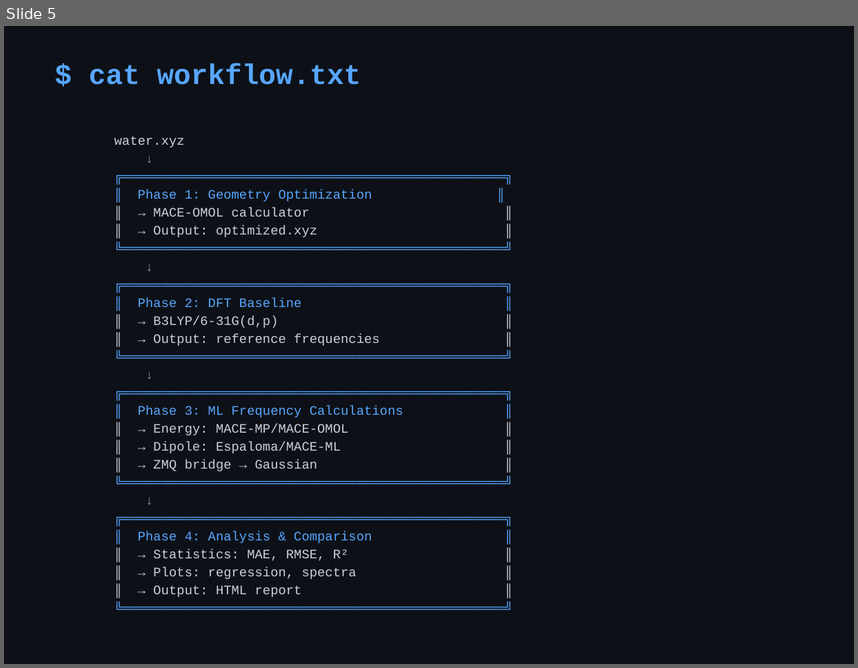
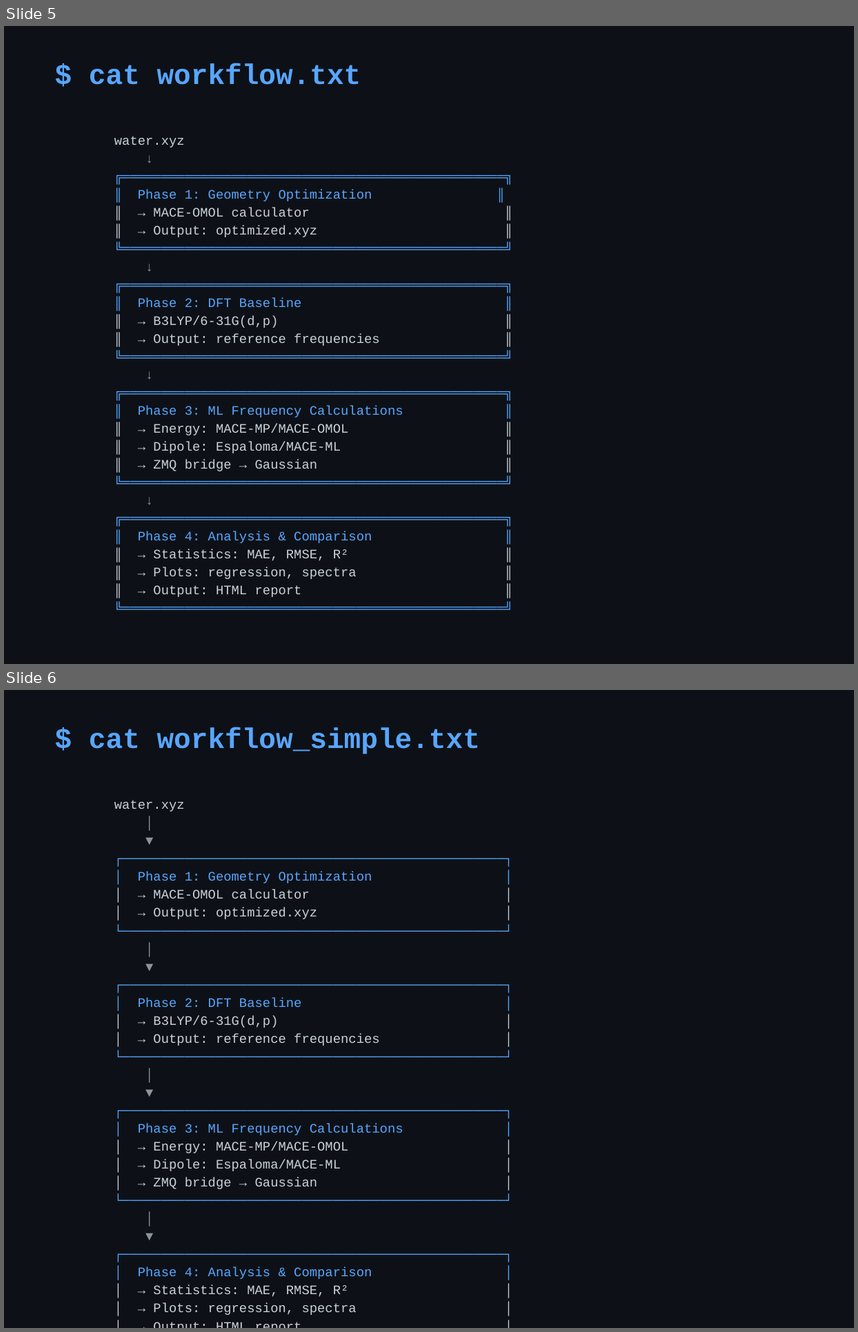
Before and after one commit to mott91/mace_gaussian_interface, a slide deck: presentation/test_workflow_flowcharts.pptx. Shown one above the other, each under a label of ours: slide 5 before the commit, slides 5 and 6 after it. The pictures are 858x668 and 858x1332 pixels, drawn with LibreOffice and Linux fonts; fonts in the diff are those of the drawing. Boxes give left, top, right and bottom in pixels: in the first picture for what was removed or moved away, otherwise in the second. Text is boxed around its words. In the diff, an @@ line names an element or a change of style, - is before the commit and + after.

```diff
--- a/presentation/test_workflow_flowcharts.pptx
+++ b/presentation/test_workflow_flowcharts.pptx
@@ slide 6 added at (x1=4, y1=690, x2=854, y2=1328), background #0D1117 @@
@@ text added at (x1=89, y1=727, x2=480, y2=754), 24 pt, text #58A6FF, bold @@
+$ cat workflow_simple.txt
@@ text added at (x1=114, y1=800, x2=404, y2=1314), 11 pt, text #58A6FF @@
+water.xyz
+│
+▼
+┌─────────────────────────────────────────────────┐
+│ Phase 1: Geometry Optimization │
+│ → MACE-OMOL calculator │
+│ → Output: optimized.xyz │
+└─────────────────────────────────────────────────┘
+│
+▼
+┌─────────────────────────────────────────────────┐
+│ Phase 2: DFT Baseline │
+│ → B3LYP/6-31G(d,p) │
+│ → Output: reference frequencies │
+└─────────────────────────────────────────────────┘
+│
+▼
+┌─────────────────────────────────────────────────┐
+│ Phase 3: ML Frequency Calculations │
+│ → Energy: MACE-MP/MACE-OMOL │
+│ → Dipole: Espaloma/MACE-ML │
+│ → ZMQ bridge → Gaussian │
+└─────────────────────────────────────────────────┘
+│
+▼
+┌─────────────────────────────────────────────────┐
+│ Phase 4: Analysis & Comparison │
+│ → Statistics: MAE, RMSE, R² │
+│ → Plots: regression, spectra │
+│ → Output: HTML report │
+└─────────────────────────────────────────────────┘
```
Also in this commit, not shown: 1 other file.
